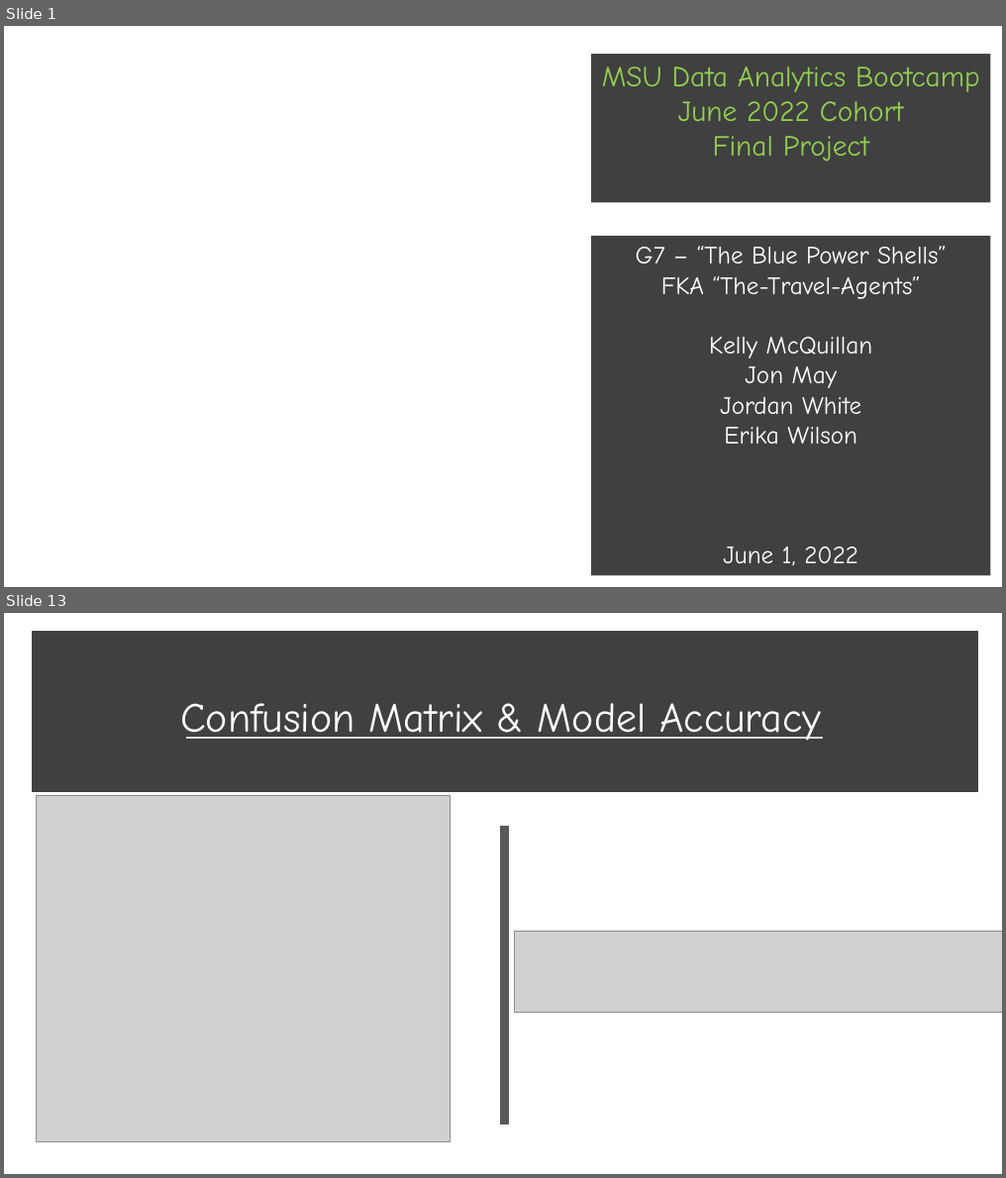
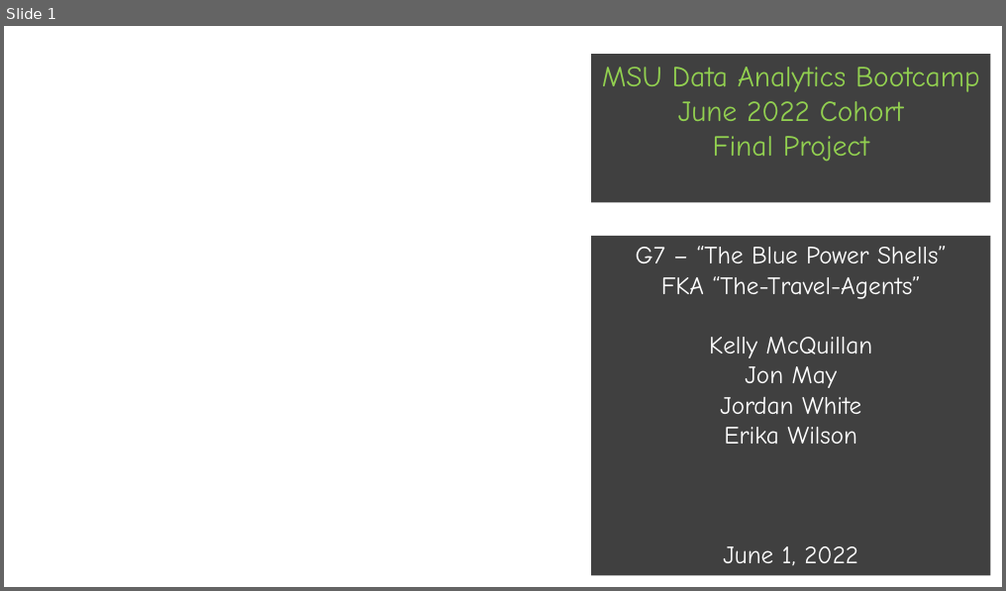
Before and after one commit to JordanWhite21/TheBluePowerShells, a slide deck: Final Project_MarioKart.pptx. Shown one above the other, each under a label of ours: slides 1 and 13 before the commit, slide 1 after it; the slides between them are not shown. The pictures are 1006x1178 and 1006x591 pixels, drawn with LibreOffice and Linux fonts; fonts in the diff are those of the drawing; grey boxes stand for pictures; background and template pictures are left out. Boxes give left, top, right and bottom in pixels: in the first picture for what was removed or moved away, otherwise in the second. Text is boxed around its words. In the diff, an @@ line names an element or a change of style, - is before the commit and + after.

```diff
--- a/Final Project_MarioKart.pptx
+++ b/Final Project_MarioKart.pptx
@@ slide 13 removed at box(4, 613, 1002, 1174), background #FFFFFF @@
@@ rectangle removed at box(37, 636, 973, 787) @@
@@ text removed at box(180, 703, 821, 741) @@
-Confusion Matrix & Model Accuracy
@@ line removed from (187, 738) to (823, 738) @@
@@ picture removed at box(37, 796, 450, 1142) @@
@@ line removed from (505, 826) to (505, 1125) @@
@@ picture removed at box(515, 932, 1002, 1013) @@
```
Also in this commit, not shown: 6 slides changed, 1 slide added, 7 other slides removed.
